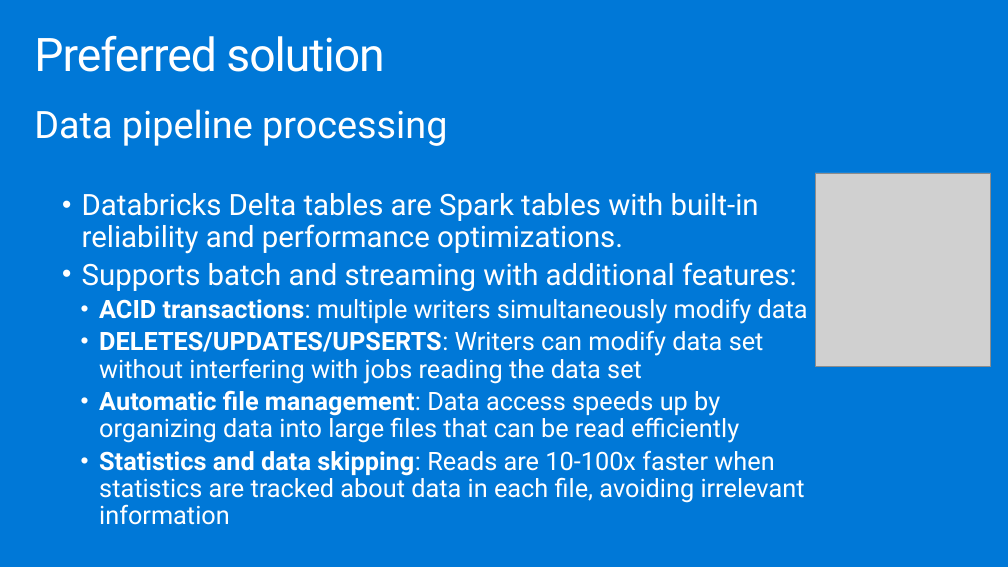
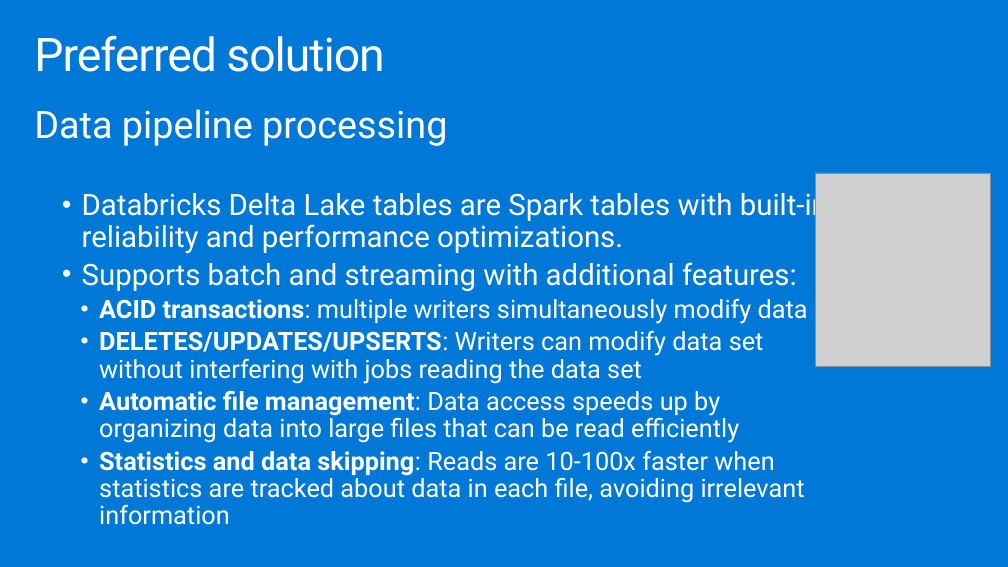
Before and after one commit to testjiho/innovative-fraud-detection, a slide deck: slide 21 of Whiteboard design session/WDS trainer presentation - Cosmos DB Real Time Advanced Analytics.pptx. Drawn at 1008x567 pixels with LibreOffice and Linux fonts; fonts in the diff are those of the drawing; grey boxes stand for pictures. Boxes give left, top, right and bottom in pixels: in the first picture for what was removed or moved away, otherwise in the second. Text is boxed around its words. In the diff, an @@ line names an element or a change of style, - is before the commit and + after.

```diff
--- a/Whiteboard design session/WDS trainer presentation - Cosmos DB Real Time Advanced Analytics.pptx
+++ b/Whiteboard design session/WDS trainer presentation - Cosmos DB Real Time Advanced Analytics.pptx
@@ text at box(82, 188, 828, 254): text changed @@
-  • Databricks Delta tables are Spark tables with built-in reliability and performance optimizations.
+  • Databricks Delta Lake tables are Spark tables with built-in reliability and performance optimizations.
```
Also in this commit, not shown: 3 other slides changed, 1 other file.
